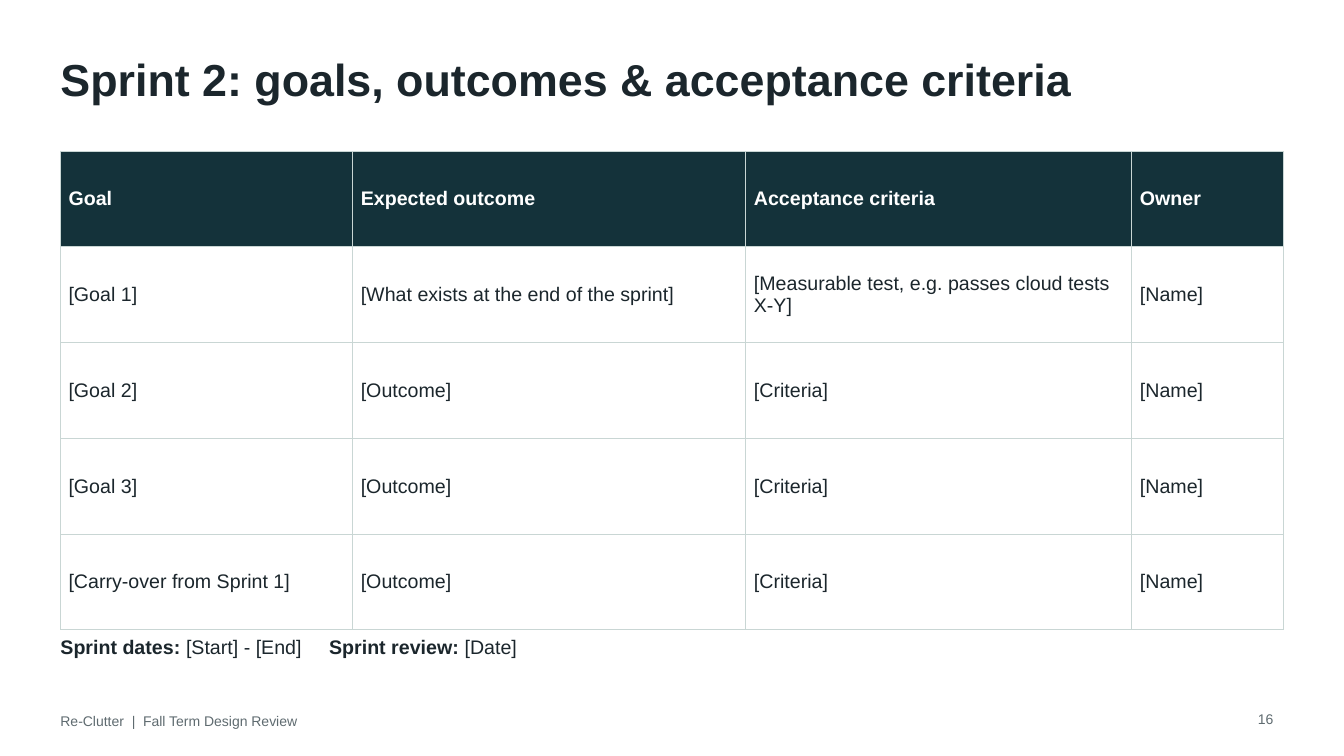
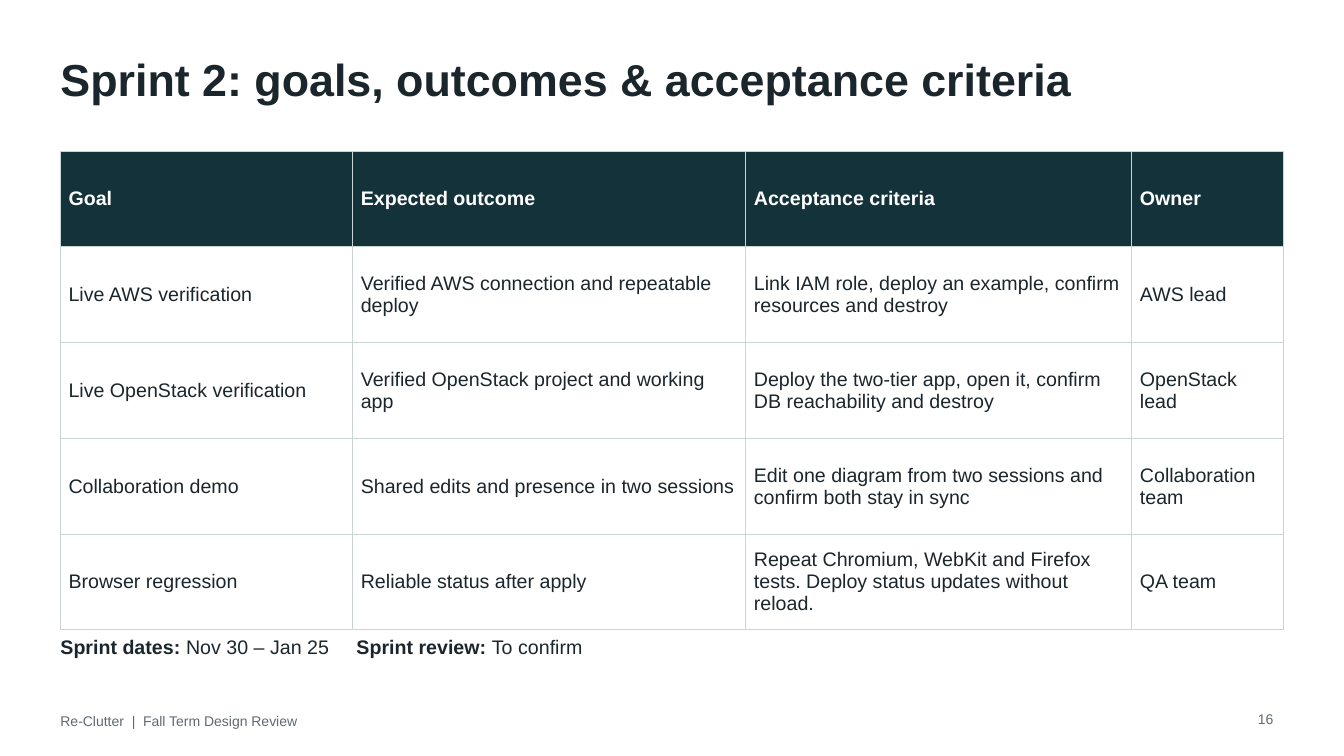
Before and after one commit to Alberta2514640/clutter, a slide deck: slide 16 of deliverables/Re-Clutter_Fall_Design_Review_Software.pptx. Drawn at 1344x756 pixels with LibreOffice and Linux fonts; fonts in the diff are those of the drawing. Boxes give left, top, right and bottom in pixels: in the first picture for what was removed or moved away, otherwise in the second. Text is boxed around its words. In the diff, an @@ line names an element or a change of style, - is before the commit and + after.

Commit message:
Finish fall design review slides

```diff
--- a/deliverables/Re-Clutter_Fall_Design_Review_Software.pptx
+++ b/deliverables/Re-Clutter_Fall_Design_Review_Software.pptx
@@ table at [60, 151, 1284, 615] @@
-row 2: [Goal 1] | [What exists at the end of the sprint] | [Measurable test, e.g. passes cloud tests X-Y] | [Name]
+row 2: Live AWS verification | Verified AWS connection and repeatable deploy | Link IAM role, deploy an example, confirm resources and destroy | AWS lead
-row 3: [Goal 2] | [Outcome] | [Criteria] | [Name]
+row 3: Live OpenStack verification | Verified OpenStack project and working app | Deploy the two-tier app, open it, confirm DB reachability and destroy | OpenStack lead
-row 4: [Goal 3] | [Outcome] | [Criteria] | [Name]
+row 4: Collaboration demo | Shared edits and presence in two sessions | Edit one diagram from two sessions and confirm both stay in sync | Collaboration team
-row 5: [Carry-over from Sprint 1] | [Outcome] | [Criteria] | [Name]
+row 5: Browser regression | Reliable status after apply | Repeat Chromium, WebKit and Firefox tests. Deploy status updates without reload. | QA team
@@ text at [60, 639, 582, 658]: text changed @@
-Sprint dates: [Start] - [End] Sprint review: [Date]
+Sprint dates: Nov 30 – Jan 25 Sprint review: To confirm
```
Also in this commit, not shown: 13 other slides changed, 1 slide added, 1 slide removed.
